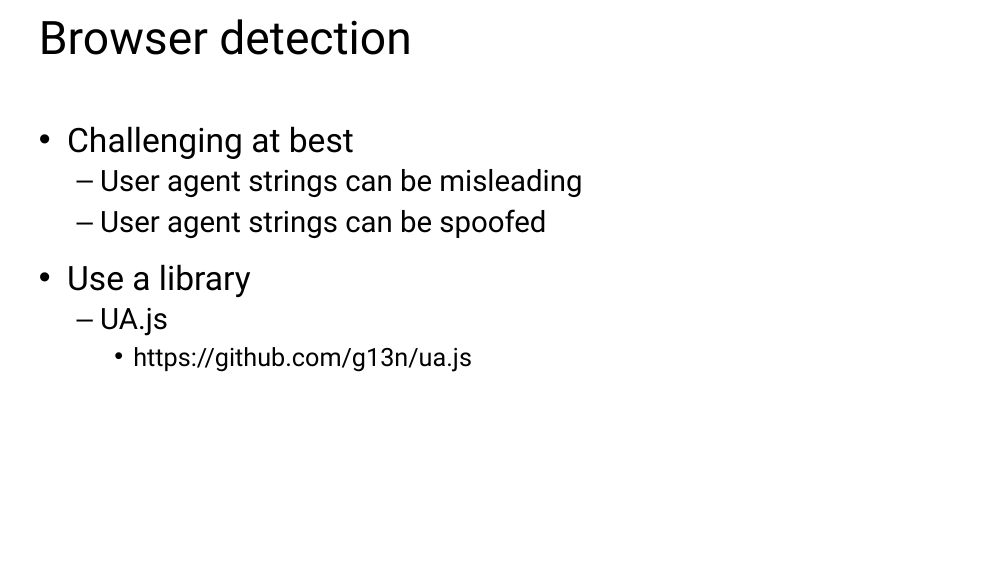
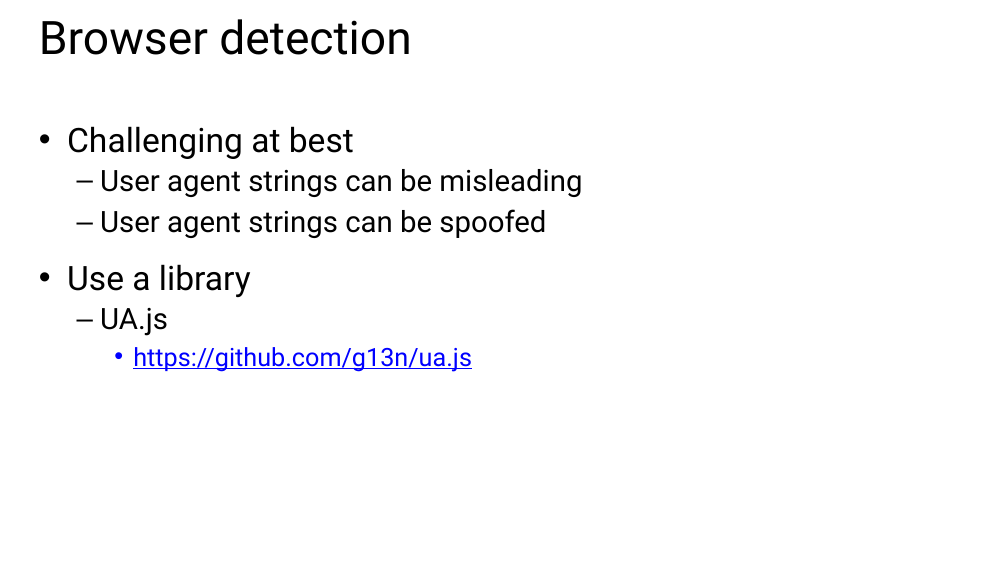
Before and after one commit to CharaD7/FrayedKnot, a slide deck: slide 7 of Slides/M2 Mobile UI.pptx (slide 6 before the commit). Drawn at 1008x567 pixels with LibreOffice and Linux fonts; fonts in the diff are those of the drawing. Boxes give left, top, right and bottom in pixels: in the first picture for what was removed or moved away, otherwise in the second. Text is boxed around its words. In the diff, an @@ line names an element or a change of style, - is before the commit and + after.

```diff
--- a/Slides/M2 Mobile UI.pptx
+++ b/Slides/M2 Mobile UI.pptx
@@ text at (133,347,472,372): text colour #000000 to #0000FF, underline on in "https://github.com/g13n/ua.js" @@
```
Also in this commit, not shown: 2 slides added, 1 slide removed, 16 other files.
